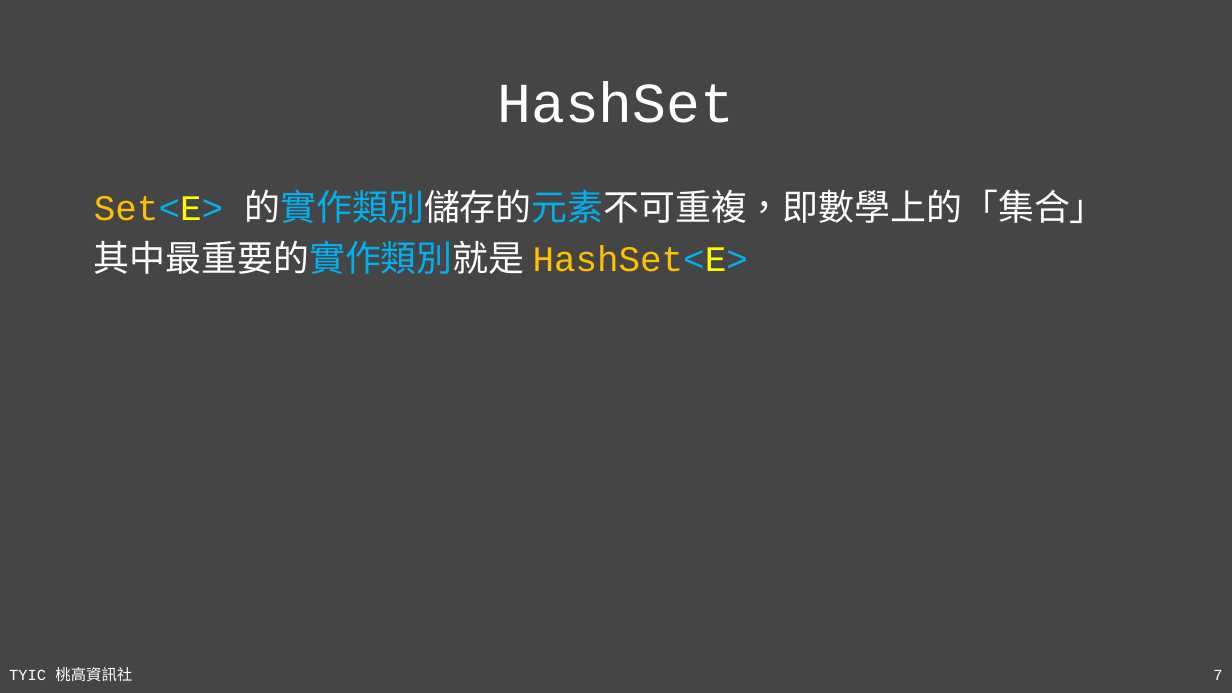
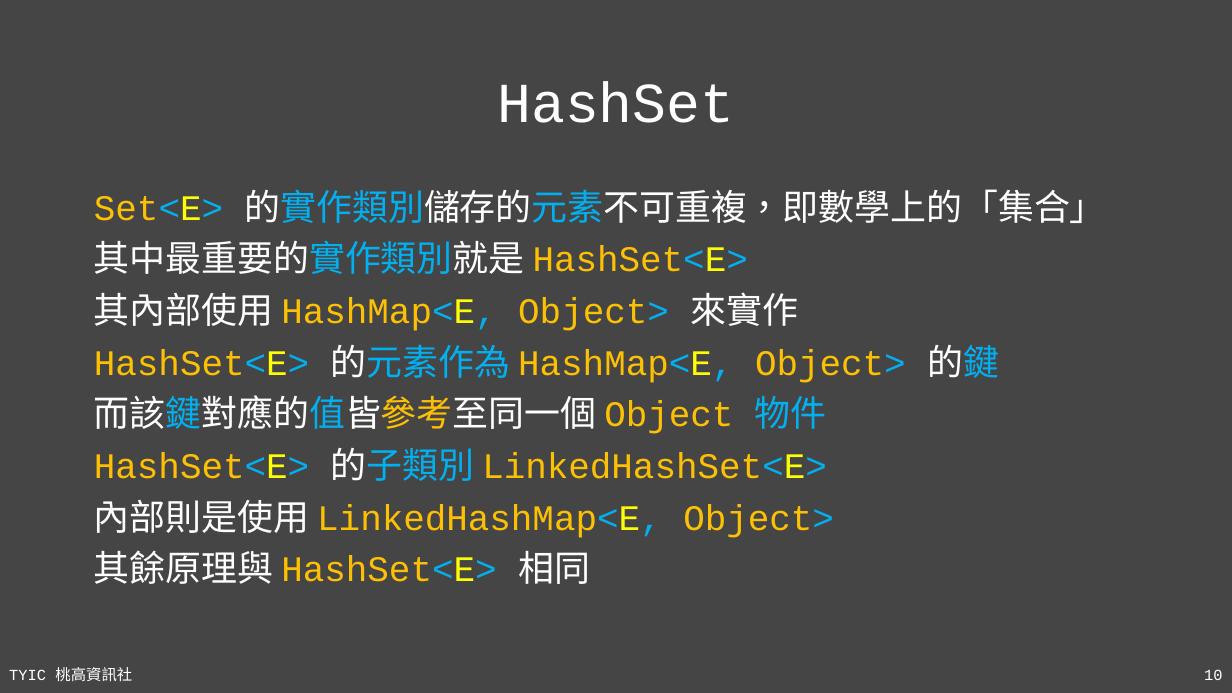
Before and after one commit to TYSHIC/slides, a slide deck: slide 10 of powerpoint/14_工具類別(2).pptx (slide 7 before the commit). Drawn at 1232x693 pixels with LibreOffice and Linux fonts; fonts in the diff are those of the drawing. Boxes give left, top, right and bottom in pixels: in the first picture for what was removed or moved away, otherwise in the second. Text is boxed around its words. In the diff, an @@ line names an element or a change of style, - is before the commit and + after.

```diff
--- a/powerpoint/14_工具類別(2).pptx
+++ b/powerpoint/14_工具類別(2).pptx
@@ text at (94,292,999,584): paragraphs added @@
+其內部使用 HashMap<E, Object> 來實作
+HashSet<E> 的元素作為 HashMap<E, Object> 的鍵
+而該鍵對應的值皆參考至同一個 Object 物件
+HashSet<E> 的子類別 LinkedHashSet<E>
+內部則是使用 LinkedHashMap<E, Object>
+其餘原理與 HashSet<E> 相同
@@ page number at (1204,669,1222,680): text changed @@
-7
+10
```
Also in this commit, not shown: 4 other slides changed, 9 slides added, 3 other files.
